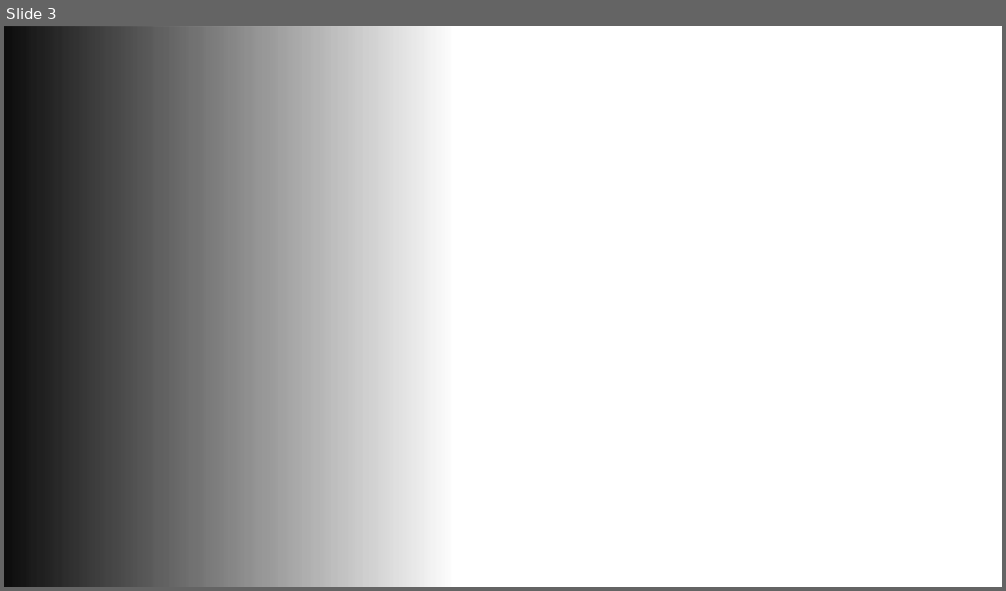
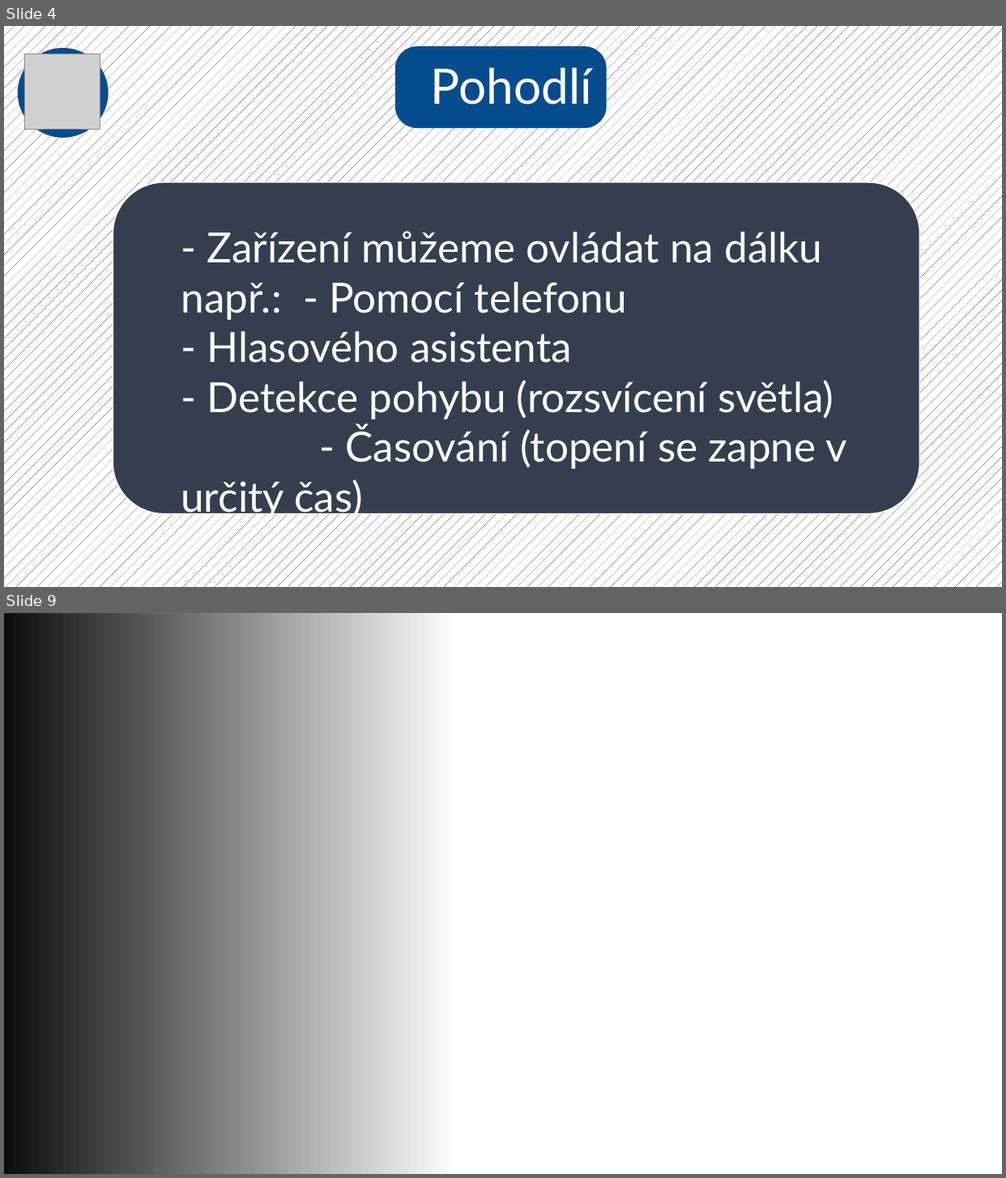
Before and after one commit to Lpavek/chytradomacnost, a slide deck: Chytrá domácnost prezentace.pptx. Shown one above the other, each under a label of ours: slide 3 before the commit, slides 4 and 9 after it; the slides between them are not shown. The pictures are 1006x591 and 1006x1178 pixels, drawn with LibreOffice and Linux fonts; fonts in the diff are those of the drawing; grey boxes stand for pictures; background and template pictures are left out. Boxes give left, top, right and bottom in pixels: in the first picture for what was removed or moved away, otherwise in the second. Text is boxed around its words. In the diff, an @@ line names an element or a change of style, - is before the commit and + after.

```diff
--- a/Chytrá domácnost prezentace.pptx
+++ b/Chytrá domácnost prezentace.pptx
@@ slide 4 added at [4, 26, 1002, 587], background pattern #181717 on #FFFFFF @@
@@ ellipse added at [18, 48, 108, 138], fill #064C8C @@
@@ rounded rectangle added at [395, 46, 607, 128], fill #064C8C @@
@@ picture added at [25, 54, 100, 130] @@
@@ text added at [431, 67, 592, 105], 47 pt, text #FFFFFF @@
+Pohodlí
@@ rounded rectangle added at [113, 182, 920, 514], fill #333F50, outline #FFFFFF 1 pt @@
@@ text added at [181, 231, 847, 520], 40 pt, text #FFFFFF @@
+- Zařízení můžeme ovládat na dálku např.: - Pomocí telefonu
+- Hlasového asistenta
+- Detekce pohybu (rozsvícení světla) - Časování (topení se zapne v určitý čas)
@@ what was slide 3 is now slide 9 @@
```
Also in this commit, not shown: 7 other slides added, 1 slide removed.
